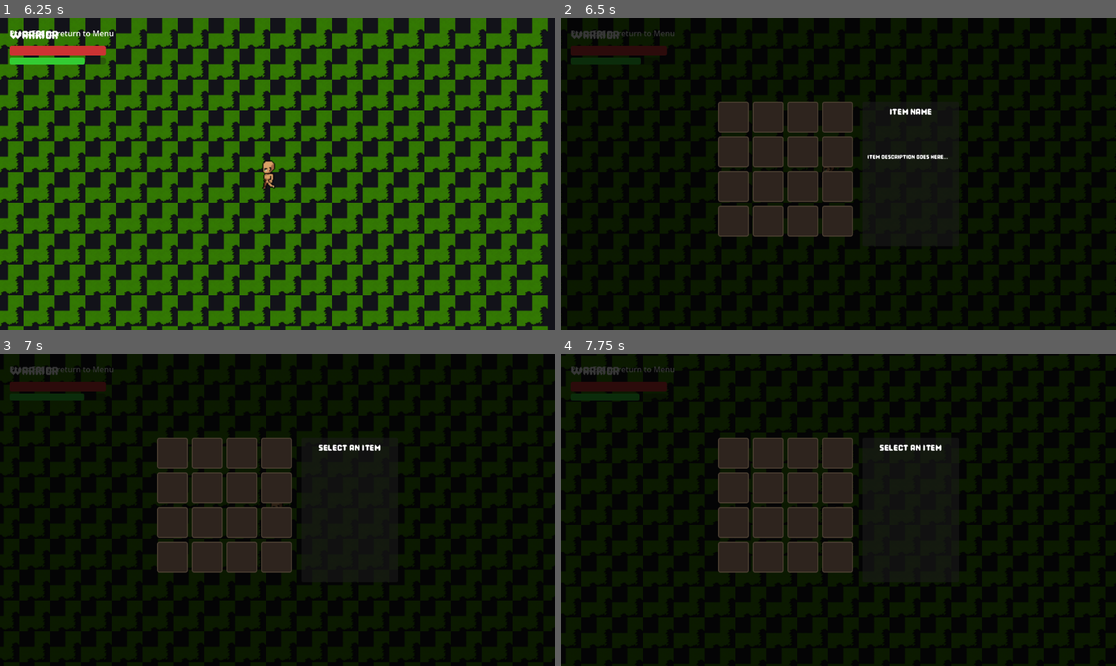
Above: before the commit, frames 1-4 (two rows, left to right).
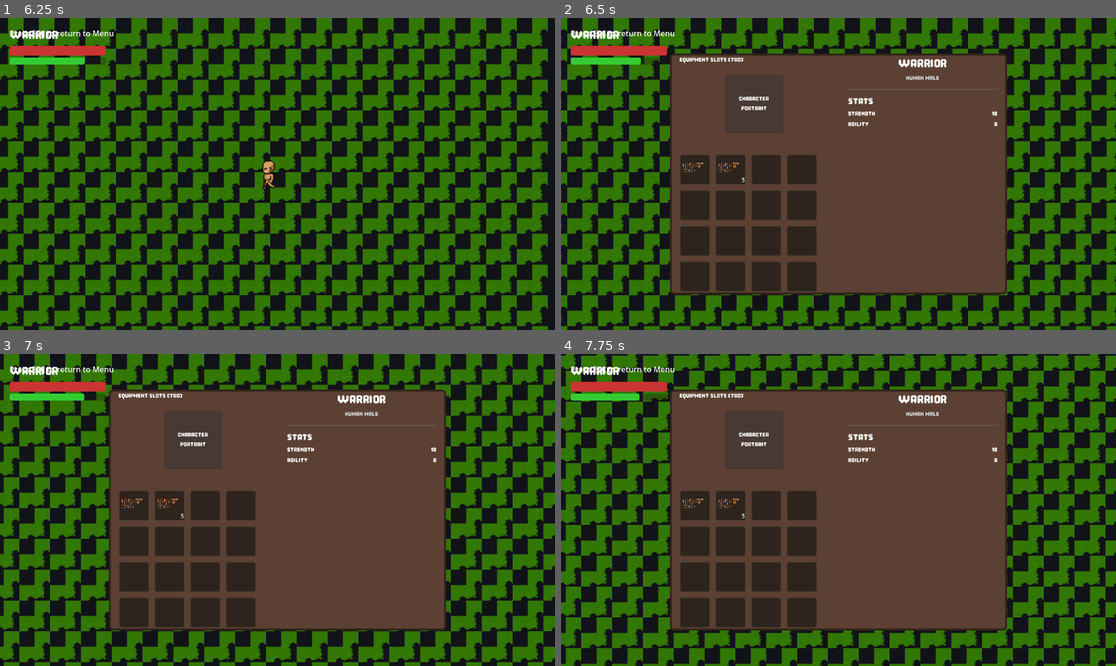
Above: after the commit, the same moments.

Repository: CRayuth/2dGame_GODOT
Game: Godot game, scene res://scenes/main_menu.tscn
The game is run twice, just before and just after one commit, with the same random seed, the same clock (stepped at 60 frames per second) and the same inputs.
Inputs (mouse positions are in pixels of both pictures, inside the frame that each line leads up to):
- Up to frame 1 (6.25 s): click "New Game" at 0.5 s; click (227, 183) at 1.25 s; click "Start Game" at 2 s; tap Enter at 2.75 s; move the mouse to (399, 158) at 2.77 s; hold D 2.78-3.5 s; hold Shift 2.78-3.5 s; click (399, 158) at 2.92 s; drag from (166, 189) to (249, 236) at 3.52 s; move the mouse to (333, 105) at 4.27 s; hold D 4.28-5 s; hold Shift 4.28-5 s; click (333, 105) at 4.42 s; drag from (249, 236) to (111, 127) at 5.02 s; move the mouse to (444, 220) at 5.77 s; hold A from 5.78 s (still down); hold Shift from 5.78 s (still down); click (444, 220) at 5.92 s
- Up to frame 2 (6.5 s): keep holding A; keep holding Shift; tap I (toggle_inventory) at 6.4 s
- Up to frame 3 (7 s): release A at 6.5 s; release Shift at 6.5 s; drag from (172, 453) to (194, 432) at 6.52 s
- Up to frame 4 (7.75 s): move the mouse to (766, 453) at 7.27 s; hold S from 7.28 s (still down); hold Shift from 7.28 s (still down); click (766, 453) at 7.42 s

Frame 1 is identical in both runs. In frame 2, 77% of the frame differs, in the area x 0-100%, y 0-100%; in frame 3, 77%; in frame 4, 77%.

Commit message:
update ui for inventory and drag drop item can drag from one slot to another slot

Diff:
--- a/scenes/ui/inventory_ui.tscn
+++ b/scenes/ui/inventory_ui.tscn
@@ -1,78 +1,160 @@
-[gd_scene load_steps=3 format=3 uid="uid://invui001"]
+[gd_scene load_steps=4 format=3 uid="uid://invui001"]
 
 [ext_resource type="Script" uid="uid://c6oi4eklwy0mx" path="res://scripts/ui/inventory_ui.gd" id="1_script"]
 [ext_resource type="FontFile" uid="uid://c328hr4u7s466" path="res://fonts/Pixel Game.otf" id="2_font"]
 
+[sub_resource type="StyleBoxFlat" id="StyleBoxFlat_book_bg"]
+bg_color = Color(0.36, 0.25, 0.2, 1)
+border_width_left = 4
+border_width_top = 4
+border_width_right = 4
+border_width_bottom = 4
+border_color = Color(0.2, 0.14, 0.1, 1)
+corner_radius_top_left = 8
+corner_radius_top_right = 8
+corner_radius_bottom_right = 8
+corner_radius_bottom_left = 8
+
 [node name="InventoryUI" type="CanvasLayer"]
 script = ExtResource("1_script")
 
-[node name="ColorRect" type="ColorRect" parent="."]
+[node name="BookPanel" type="Panel" parent="."]
+anchors_preset = 8
+anchor_left = 0.5
+anchor_top = 0.5
+anchor_right = 0.5
+anchor_bottom = 0.5
+offset_left = -350.0
+offset_top = -250.0
+offset_right = 350.0
+offset_bottom = 250.0
+grow_horizontal = 2
+grow_vertical = 2
+theme_override_styles/panel = SubResource("StyleBoxFlat_book_bg")
+
+[node name="PagesContainer" type="HBoxContainer" parent="BookPanel"]
+layout_mode = 1
 anchors_preset = 15
 anchor_right = 1.0
 anchor_bottom = 1.0
+offset_left = 20.0
+offset_top = 20.0
+offset_right = -20.0
+offset_bottom = -20.0
 grow_horizontal = 2
 grow_vertical = 2
-color = Color(0, 0, 0, 0.784314)
+theme_override_constants/separation = 40
 
-[node name="HBoxContainer" type="HBoxContainer" parent="ColorRect"]
+[node name="LeftPage" type="VBoxContainer" parent="BookPanel/PagesContainer"]
+layout_mode = 2
+size_flags_horizontal = 3
+
+[node name="CharacterSection" type="Control" parent="BookPanel/PagesContainer/LeftPage"]
+custom_minimum_size = Vector2(0, 200)
+layout_mode = 2
+
+[node name="PortraitPlaceholder" type="ColorRect" parent="BookPanel/PagesContainer/LeftPage/CharacterSection"]
 layout_mode = 1
 anchors_preset = 8
 anchor_left = 0.5
 anchor_top = 0.5
 anchor_right = 0.5
 anchor_bottom = 0.5
-offset_left = -250.0
-offset_top = -150.0
-offset_right = 250.0
-offset_bottom = 150.0
+offset_left = -60.0
+offset_top = -60.0
+offset_right = 60.0
+offset_bottom = 60.0
 grow_horizontal = 2
 grow_vertical = 2
-theme_override_constants/separation = 20
+color = Color(0.2, 0.2, 0.2, 0.5)
 
-[node name="GridContainer" type="GridContainer" parent="ColorRect/HBoxContainer"]
-layout_mode = 2
-theme_override_constants/h_separation = 8
-theme_override_constants/v_separation = 8
-columns = 4
-
-[node name="DetailsPanel" type="Panel" parent="ColorRect/HBoxContainer"]
-custom_minimum_size = Vector2(200, 0)
-layout_mode = 2
-
-[node name="MarginContainer" type="MarginContainer" parent="ColorRect/HBoxContainer/DetailsPanel"]
+[node name="Label" type="Label" parent="BookPanel/PagesContainer/LeftPage/CharacterSection/PortraitPlaceholder"]
 layout_mode = 1
 anchors_preset = 15
 anchor_right = 1.0
 anchor_bottom = 1.0
 grow_horizontal = 2
 grow_vertical = 2
-theme_override_constants/margin_left = 10
-theme_override_constants/margin_top = 10
-theme_override_constants/margin_right = 10
-theme_override_constants/margin_bottom = 10
+theme_override_fonts/font = ExtResource("2_font")
+text = "Character
+Portrait"
+horizontal_alignment = 1
+vertical_alignment = 1
 
-[node name="VBoxContainer" type="VBoxContainer" parent="ColorRect/HBoxContainer/DetailsPanel/MarginContainer"]
+[node name="EquipLabel" type="Label" parent="BookPanel/PagesContainer/LeftPage/CharacterSection"]
+layout_mode = 0
+offset_right = 40.0
+offset_bottom = 23.0
+theme_override_fonts/font = ExtResource("2_font")
+text = "Equipment Slots (TBD)"
+
+[node name="InventoryGrid" type="GridContainer" parent="BookPanel/PagesContainer/LeftPage"]
+layout_mode = 2
+size_flags_vertical = 3
+theme_override_constants/h_separation = 10
+theme_override_constants/v_separation = 10
+columns = 4
+
+[node name="RightPage" type="VBoxContainer" parent="BookPanel/PagesContainer"]
+layout_mode = 2
+size_flags_horizontal = 3
+
+[node name="Header" type="VBoxContainer" parent="BookPanel/PagesContainer/RightPage"]
 layout_mode = 2
 
-[node name="NameLabel" type="Label" parent="ColorRect/HBoxContainer/DetailsPanel/MarginContainer/VBoxContainer"]
+[node name="NameLabel" type="Label" parent="BookPanel/PagesContainer/RightPage/Header"]
+layout_mode = 2
+theme_override_fonts/font = ExtResource("2_font")
+theme_override_font_sizes/font_size = 32
+text = "Hero Name"
+horizontal_alignment = 1
+
+[node name="InfoLabel" type="Label" parent="BookPanel/PagesContainer/RightPage/Header"]
+layout_mode = 2
+theme_override_colors/font_color = Color(0.8, 0.8, 0.8, 1)
+theme_override_fonts/font = ExtResource("2_font")
+theme_override_font_sizes/font_size = 16
+text = "Human Male"
+horizontal_alignment = 1
+
+[node name="HSeparator" type="HSeparator" parent="BookPanel/PagesContainer/RightPage"]
+layout_mode = 2
+theme_override_constants/separation = 20
+
+[node name="StatsTitle" type="Label" parent="BookPanel/PagesContainer/RightPage"]
 layout_mode = 2
 theme_override_fonts/font = ExtResource("2_font")
 theme_override_font_sizes/font_size = 24
-text = "Item Name"
-horizontal_alignment = 1
+text = "Stats"
 
-[node name="IconRect" type="TextureRect" parent="ColorRect/HBoxContainer/DetailsPanel/MarginContainer/VBoxContainer"]
-custom_minimum_size = Vector2(64, 64)
+[node name="StatsList" type="VBoxContainer" parent="BookPanel/PagesContainer/RightPage"]
 layout_mode = 2
-size_flags_horizontal = 4
-expand_mode = 1
-stretch_mode = 5
+theme_override_constants/separation = 5
 
-[node name="DescLabel" type="Label" parent="ColorRect/HBoxContainer/DetailsPanel/MarginContainer/VBoxContainer"]
-custom_minimum_size = Vector2(0, 50)
+[node name="StatRow_Str" type="HBoxContainer" parent="BookPanel/PagesContainer/RightPage/StatsList"]
 layout_mode = 2
-size_flags_vertical = 3
+
+[node name="Label" type="Label" parent="BookPanel/PagesContainer/RightPage/StatsList/StatRow_Str"]
+layout_mode = 2
+size_flags_horizontal = 3
 theme_override_fonts/font = ExtResource("2_font")
-theme_override_font_sizes/font_size = 16
-text = "Item Description goes here..."
-autowrap_mode = 2
+text = "Strength"
+
+[node name="Value" type="Label" parent="BookPanel/PagesContainer/RightPage/StatsList/StatRow_Str"]
+layout_mode = 2
+theme_override_fonts/font = ExtResource("2_font")
+text = "10"
+
+[node name="StatRow_Agi" type="HBoxContainer" parent="BookPanel/PagesContainer/RightPage/StatsList"]
+layout_mode = 2
+
+[node name="Label" type="Label" parent="BookPanel/PagesContainer/RightPage/StatsList/StatRow_Agi"]
+layout_mode = 2
+size_flags_horizontal = 3
+theme_override_fonts/font = ExtResource("2_font")
+text = "Agility"
+
+[node name="Value" type="Label" parent="BookPanel/PagesContainer/RightPage/StatsList/StatRow_Agi"]
+layout_mode = 2
+theme_override_fonts/font = ExtResource("2_font")
+text = "8"
--- a/scripts/gameplay_scene.gd
+++ b/scripts/gameplay_scene.gd
@@ -44,6 +44,25 @@
 	# 5. Add Inventory UI
 	inventory_ui_instance = inventory_ui_scene.instantiate()
 	add_child(inventory_ui_instance)
+
+	# --- DEBUG: Restore Test Items for Drag Check ---
+	_add_debug_items()
+
+func _add_debug_items() -> void:
+	if not inventory_ui_instance or not inventory_ui_instance.inventory_data:
+		return
+	var sword = ItemData.new()
+	sword.name = "Test Sword"
+	sword.icon = load("res://assets/pixel2d/Weapons/Wood/Wood.png")
+	var potion = ItemData.new()
+	potion.name = "Test Potion"
+	# No icon for potion usually means null, let's just use sword icon again or null
+	# If null, drag won't start for potion. Let's assume potion has no icon is fine for now,
+	# OR try to reuse sword icon to make it draggable.
+	potion.icon = load("res://assets/pixel2d/Weapons/Wood/Wood.png")
+
+	inventory_ui_instance.inventory_data.add_item(sword, 1)
+	inventory_ui_instance.inventory_data.add_item(potion, 5)
 
 func _generate_floor() -> void:
 	if not tile_map:
--- a/scripts/inventory/inventory_data.gd
+++ b/scripts/inventory/inventory_data.gd
@@ -48,3 +48,14 @@
 
 	# Inventory full
 	return false
+
+func swap_slots(index1: int, index2: int) -> void:
+	if index1 < 0 or index1 >= slots.size() or index2 < 0 or index2 >= slots.size():
+		return
+
+	var temp = slots[index1]
+	slots[index1] = slots[index2]
+	slots[index2] = temp
+
+	inventory_updated.emit(index1)
+	inventory_updated.emit(index2)
--- a/scripts/ui/inventory_slot.gd
+++ b/scripts/ui/inventory_slot.gd
@@ -8,6 +8,7 @@
 # ------------------------------------------------------------------------------
 
 signal slot_clicked(index: int)
+signal request_swap(source_index: int, target_index: int)
 
 @onready var icon_rect: TextureRect = $MarginContainer/Icon
 @onready var quantity_label: Label = $QuantityLabel
@@ -18,6 +19,38 @@
 	if event is InputEventMouseButton:
 		if event.button_index == MOUSE_BUTTON_LEFT and event.pressed:
 			slot_clicked.emit(slot_index)
+
+# --- Drag and Drop ---
+
+func _get_drag_data(_at_position: Vector2) -> Variant:
+	# Only allow drag if we have an item texture visible
+	if not icon_rect.visible:
+		return null
+
+	var data = { "index": slot_index }
+
+	# Create Preview
+	var preview = TextureRect.new()
+	preview.texture = icon_rect.texture
+	preview.expand_mode = TextureRect.EXPAND_IGNORE_SIZE
+	preview.size = Vector2(48, 48)
+	preview.modulate.a = 0.8
+
+	var control = Control.new()
+	control.add_child(preview)
+	preview.position = -preview.size / 2 # Center preview on mouse
+
+	set_drag_preview(control)
+
+	return data
+
+func _can_drop_data(_at_position: Vector2, data: Variant) -> bool:
+	return typeof(data) == TYPE_DICTIONARY and data.has("index")
+
+func _drop_data(_at_position: Vector2, data: Variant) -> void:
+	var source_index = data["index"]
+	if source_index != slot_index:
+		request_swap.emit(source_index, slot_index)
 
 func set_slot_data(slot_data: SlotData) -> void:
 	if slot_data and slot_data.item_data:
--- a/scripts/ui/inventory_ui.gd
+++ b/scripts/ui/inventory_ui.gd
@@ -4,16 +4,15 @@
 # ------------------------------------------------------------------------------
 # Inventory UI Manager
 # ------------------------------------------------------------------------------
-# Manages the full inventory interface (Grid + Details Panel).
+# Manages the full inventory interface (Book Layout).
 # ------------------------------------------------------------------------------
 
-@onready var grid_container: GridContainer = $ColorRect/HBoxContainer/GridContainer
-@onready var details_panel: Panel = $ColorRect/HBoxContainer/DetailsPanel
+# New References for Book Layout
+@onready var grid_container: GridContainer = $BookPanel/PagesContainer/LeftPage/InventoryGrid
 
-# Details UI References
-@onready var detail_name: Label = $ColorRect/HBoxContainer/DetailsPanel/MarginContainer/VBoxContainer/NameLabel
-@onready var detail_desc: Label = $ColorRect/HBoxContainer/DetailsPanel/MarginContainer/VBoxContainer/DescLabel
-@onready var detail_icon: TextureRect = $ColorRect/HBoxContainer/DetailsPanel/MarginContainer/VBoxContainer/IconRect
+# Stat References (Right Page) - specific nodes can be accessed via unique names or indices later
+@onready var stats_list: VBoxContainer = $BookPanel/PagesContainer/RightPage/StatsList
+@onready var hero_name_label: Label = $BookPanel/PagesContainer/RightPage/Header/NameLabel
 
 var inventory_data: InventoryData
 var slot_scene = preload("res://scenes/ui/inventory_slot.tscn")
@@ -23,14 +22,14 @@
 	visible = false
 
 	# For testing: specific manual assignment
-	# In a real game, this might be injected or exist on the player
 	inventory_data = InventoryData.new(16)
 	inventory_data.inventory_updated.connect(update_slot)
 
 	_init_grid()
+	_update_character_info()
 
 func _input(event: InputEvent) -> void:
-	if event.is_action_pressed("toggle_inventory"): # We need to add this action
+	if event.is_action_pressed("toggle_inventory"):
 		toggle_visibility()
 
 func toggle_visibility() -> void:
@@ -50,29 +49,39 @@
 		var slot = slot_scene.instantiate()
 		slot.slot_index = i
 		slot.slot_clicked.connect(_on_slot_clicked)
+		slot.request_swap.connect(_on_slot_request_swap)
 		grid_container.add_child(slot)
 
 # --- Update Logic ---
 
+func _on_slot_request_swap(source_index: int, target_index: int) -> void:
+	inventory_data.swap_slots(source_index, target_index)
+
 func update_slot(index: int) -> void:
-	var slot_ui: InventorySlotUI = grid_container.get_child(index)
-	var slot_data = inventory_data.slots[index]
-	slot_ui.set_slot_data(slot_data)
+	# Safety check for path
+	if not grid_container: return
+
+	if index < grid_container.get_child_count():
+		var slot_ui: InventorySlotUI = grid_container.get_child(index)
+		var slot_data = inventory_data.slots[index]
+		slot_ui.set_slot_data(slot_data)
 
 func _on_slot_clicked(index: int) -> void:
 	var slot_data = inventory_data.slots[index]
 	if slot_data and slot_data.item_data:
-		_show_details(slot_data.item_data)
+		print("Clicked item: ", slot_data.item_data.name)
+		# TODO: Show item details popup or tooltip
 	else:
-		_clear_details()
+		print("Clicked empty slot: ", index)
 
-func _show_details(item: ItemData) -> void:
-	detail_name.text = item.name
-	detail_desc.text = item.description
-	detail_icon.texture = item.icon
-	detail_icon.visible = true
-
-func _clear_details() -> void:
-	detail_name.text = "Select an Item"
-	detail_desc.text = ""
-	detail_icon.visible = false
+func _update_character_info() -> void:
+	# OOP: Fetch data from GameManager (Global State)
+	if hero_name_label:
+		# Simple logic to get name, ideally this comes from a PlayerStats resource
+		var char_type = GameManager.get_selected_character()
+		if char_type == GameManager.CharacterType.WARRIOR:
+			hero_name_label.text = "Warrior"
+		elif char_type == GameManager.CharacterType.BOWMAN:
+			hero_name_label.text = "Bowman"
+		else:
+			hero_name_label.text = "Unknown Hero"
